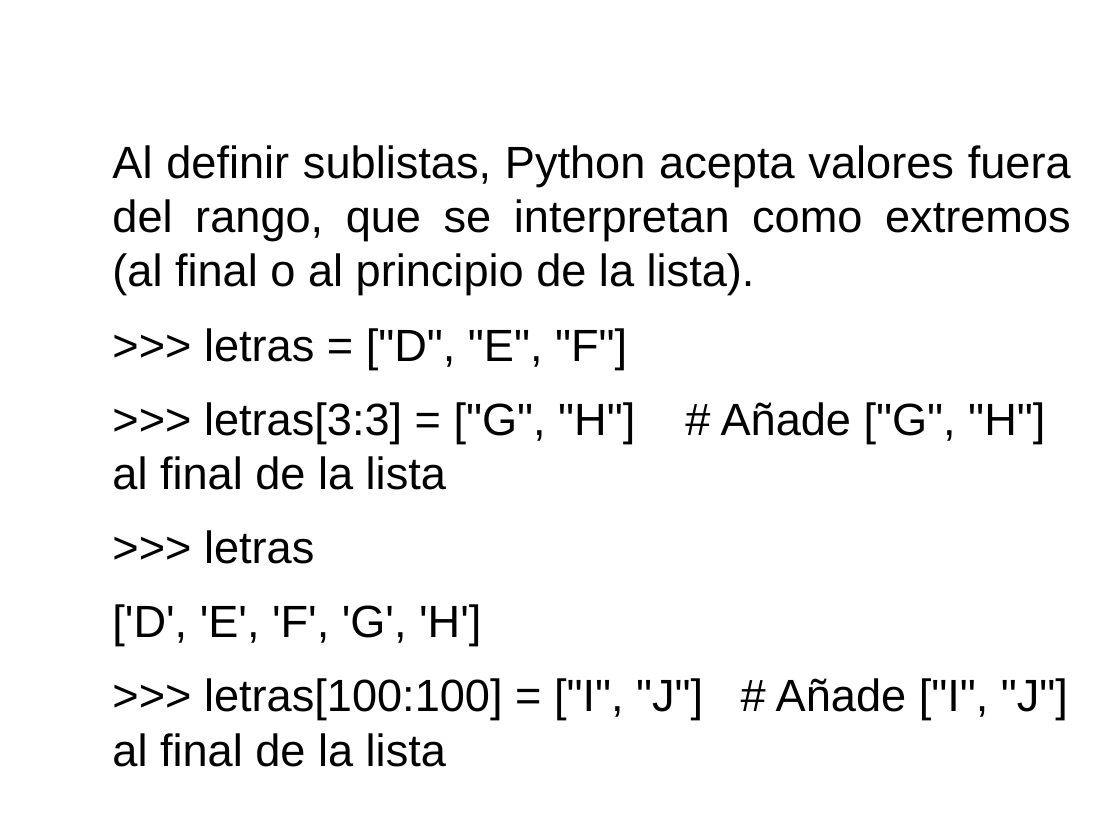
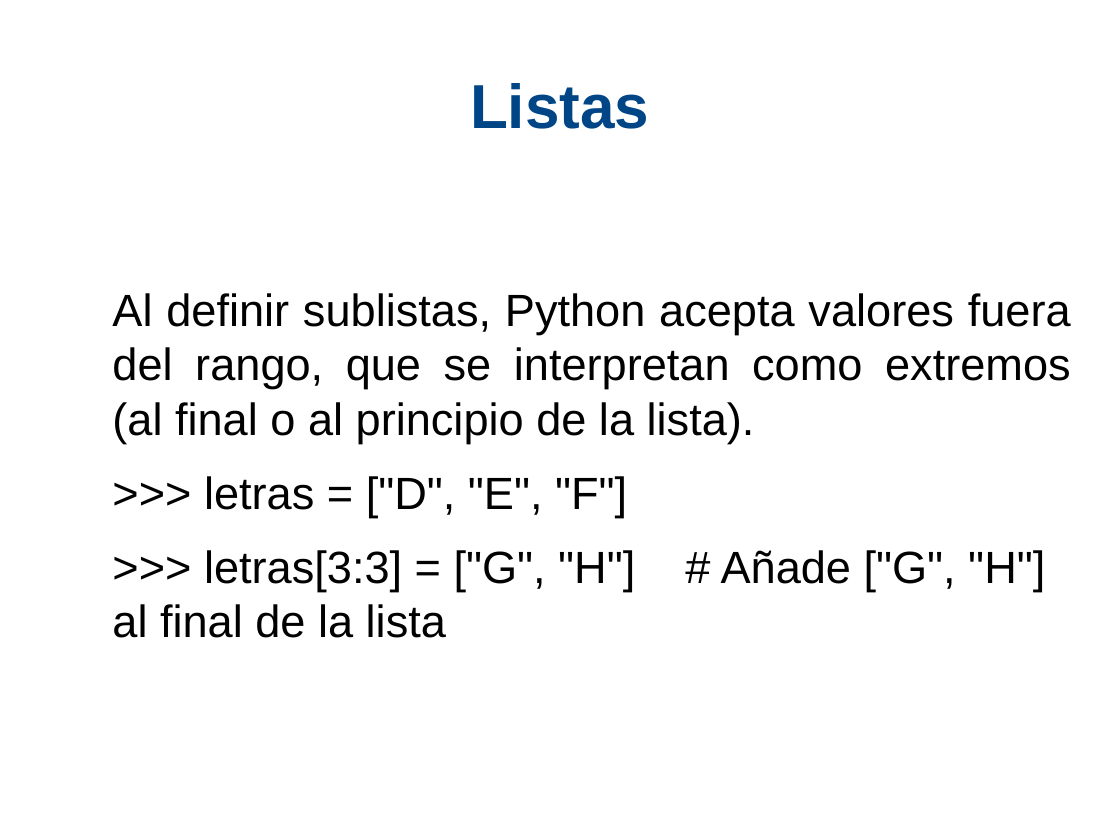
Before and after one commit to xDavidPM/Taller-Python, a slide deck: slide 25 of Python diapositiva.odp (slide 26 before the commit). Drawn at 1120x840 pixels with LibreOffice and Linux fonts; fonts in the diff are those of the drawing; background and template pictures are left out. Boxes give left, top, right and bottom in pixels: in the first picture for what was removed or moved away, otherwise in the second. Text is boxed around its words. In the diff, an @@ line names an element or a change of style, - is before the commit and + after.

```diff
--- a/Python diapositiva.odp
+++ b/Python diapositiva.odp
@@ title added at bbox=[470, 83, 649, 129], 44 pt, text #004586, bold @@
+Listas
@@ text at bbox=[112, 530, 1068, 767]: paragraphs removed @@
->>> letras
-['D', 'E', 'F', 'G', 'H']
->>> letras[100:100] = ["I", "J"] # Añade ["I", "J"] al final de la lista
```
Also in this commit, not shown: 3 other slides changed, 5 slides added, 1 slide removed, 1 other file.
